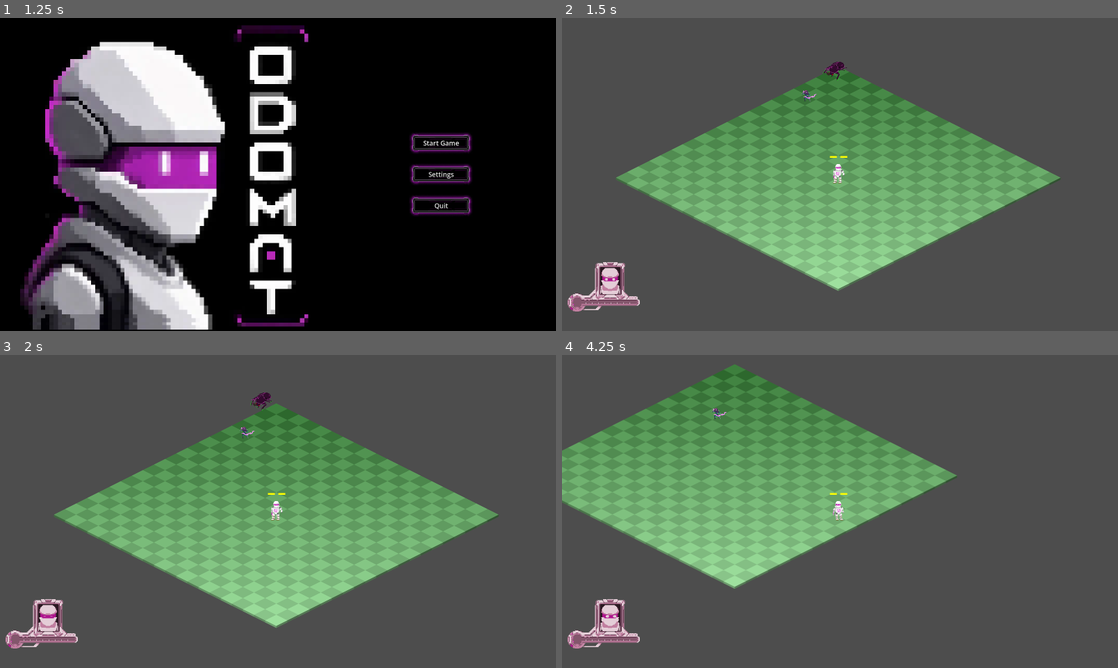
Above: before the commit, frames 1-4 (two rows, left to right).
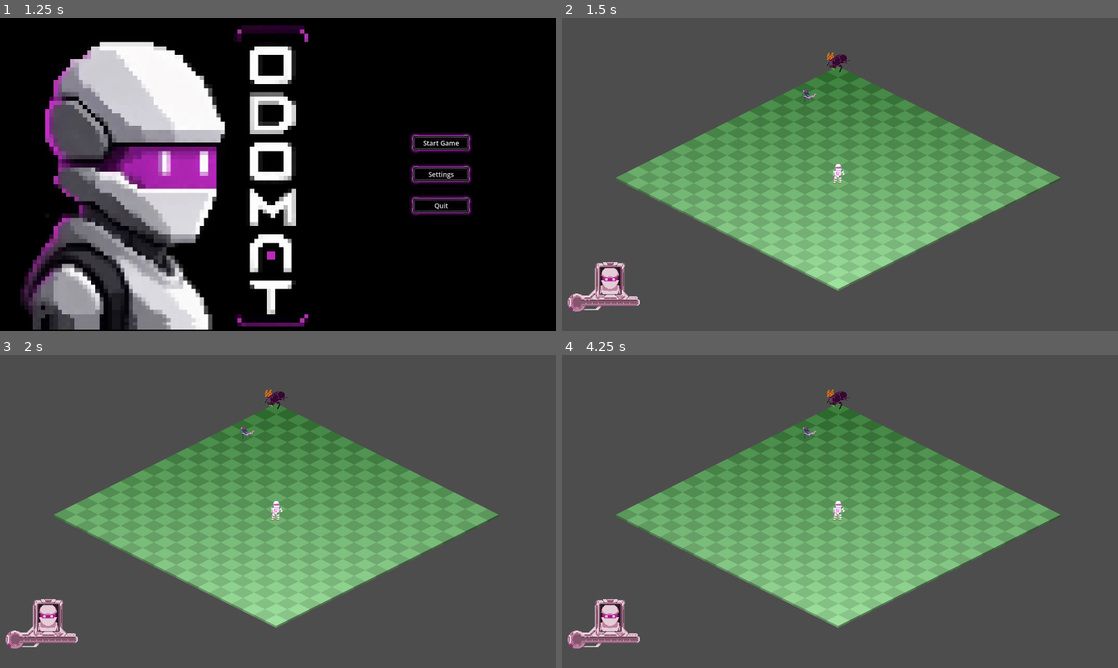
Above: after the commit, the same moments.

Repository: NoeRoberties/Odomat
Game: Godot game, scene res://Scenes/UI/InGameMenu/InGameMenu.tscn
Same seed, same stepped clock (60 frames per second), same inputs: the game is played once before the commit and once after it. This scene is started directly instead of the project's main scene.
Inputs (mouse positions are in pixels of both pictures, inside the frame that each line leads up to):
- Up to frame 1 (1.25 s): click "Escape Game" at 0.5 s
- Up to frame 2 (1.5 s): click "Start Game" at 1.25 s
- Up to frame 3 (2 s): no input
- Up to frame 4 (4.25 s): tap Enter (ui_accept) at 2, 2.27, 3.02 s; move the mouse to (962, 495) at 2.02 s; hold D (move_right) 2.03-2.78 s; hold Shift (dash) 2.03-2.78 s; click (962, 495) at 2.17 s; move the mouse to (728, 527) at 2.77 s; hold S (move_down) 2.78-3.53 s; tap Space (interact_npc) at 2.85 s; move the mouse to (895, 442) at 3.52 s; press the mouse at (895, 442) at 3.53 s; hold D (move_right) from 3.53 s (still down)

Frame 1 is identical in both runs. In frame 2, 0.2% of the frame differs, in the area x 43-52%, y 10-45%; in frame 3, 0.2%; in frame 4, 31%, in the area x 0-90%, y 2-88%.

Commit message:
[UPT] Use SceneTree.paused() method when opening a menu

Diff:
--- a/godot-project/odomat/Scripts/Enemies/Enemy/enemy.gd
+++ b/godot-project/odomat/Scripts/Enemies/Enemy/enemy.gd
@@ -22,8 +22,6 @@
 
 
 func _physics_process(delta: float) -> void:
-	if GameState.current_state != GameState.GameState.PLAYING:
-		return
 	_on_physics_process(delta)
 
 
--- a/godot-project/odomat/Scripts/GameState/game_state.gd
+++ /dev/null
@@ -1,5 +0,0 @@
-extends Node
-
-enum GameState { PLAYING, MENU, DIALOGUE }
-
-var current_state = GameState.PLAYING
--- a/godot-project/odomat/Scripts/Player/Modules/LegsModule/legs_basic.gd
+++ b/godot-project/odomat/Scripts/Player/Modules/LegsModule/legs_basic.gd
@@ -33,16 +33,11 @@
 
 
 func _unhandled_input(event: InputEvent) -> void:
-	if GameState.current_state != GameState.GameState.PLAYING:
-		return
 	if event.is_action_pressed("dash"):
 		_dash_requested = true
 
 
 func _physics_process(_delta: float) -> void:
-	if GameState.current_state != GameState.GameState.PLAYING:
-		return
-
 	var player: Player = get_parent()
 	if player == null:
 		return
@@ -75,8 +70,6 @@
 
 
 func _process(_delta: float) -> void:
-	if GameState.current_state != GameState.GameState.PLAYING:
-		return
 	_update_dash_ui()
 
 
--- a/godot-project/odomat/Scripts/Player/Modules/RightArmModule/right_arm_sword.gd
+++ b/godot-project/odomat/Scripts/Player/Modules/RightArmModule/right_arm_sword.gd
@@ -40,9 +40,6 @@
 
 
 func _do_attack(player: CharacterBody2D) -> void:
-	if GameState.current_state != GameState.GameState.PLAYING:
-		return
-
 	_attacking = true
 	if _last_move_dir.x <= 0.0:
 		_sprite.play("attack_left")
--- a/godot-project/odomat/Scripts/Player/player.gd
+++ b/godot-project/odomat/Scripts/Player/player.gd
@@ -49,8 +49,6 @@
 
 
 func _unhandled_input(event: InputEvent) -> void:
-	if GameState.current_state != GameState.GameState.PLAYING:
-		return
 	if event.is_action_pressed("escape_inventory"):
 		_open_in_game_menu()
 		return
@@ -72,7 +70,6 @@
 func _open_menu(menu_scene: PackedScene, menu_node_name: String) -> void:
 	if get_tree().root.get_node_or_null(menu_node_name) != null:
 		return
-	GameState.current_state = GameState.GameState.MENU
 	var menu := menu_scene.instantiate()
 	menu.name = menu_node_name
 	get_tree().root.add_child(menu)
--- a/godot-project/odomat/Scripts/UI/Dialogues/dialog_box.gd
+++ b/godot-project/odomat/Scripts/UI/Dialogues/dialog_box.gd
@@ -12,7 +12,6 @@
 	%Dialogue.text = ""
 	_current_replica = _dialogues[_dialogues_index]
 	%SpeakTimer.start()
-	GameState.current_state = GameState.GameState.DIALOGUE
 
 
 func _input(event: InputEvent) -> void:
@@ -28,7 +27,6 @@
 	%ContinueIndicator.stop_blinking()
 	_dialogues_index += 1
 	if _dialogues_index > _dialogues.size() - 1:
-		GameState.current_state = GameState.GameState.PLAYING
 		self.queue_free()
 		return
 	_current_replica = _dialogues[_dialogues_index]
--- a/godot-project/odomat/Scripts/UI/EquipmentMenu/equipment_menu.gd
+++ b/godot-project/odomat/Scripts/UI/EquipmentMenu/equipment_menu.gd
@@ -14,7 +14,8 @@
 
 
 func _ready() -> void:
-	GameState.current_state = GameState.GameState.MENU
+	process_mode = Node.PROCESS_MODE_ALWAYS
+	get_tree().paused = true
 	_overlay.visible  = true
 	_center.visible   = true
 	_popup.visible    = false
@@ -84,7 +85,7 @@
 	return false
 
 func _close() -> void:
-	GameState.current_state = GameState.GameState.PLAYING
+	get_tree().paused = false
 	queue_free()
 
 func _open_slot_popup(slot_key: String) -> void:
--- a/godot-project/odomat/Scripts/UI/InGameMenu/in_game_menu.gd
+++ b/godot-project/odomat/Scripts/UI/InGameMenu/in_game_menu.gd
@@ -5,7 +5,8 @@
 
 
 func _ready() -> void:
-	GameState.current_state = GameState.GameState.MENU
+	process_mode = Node.PROCESS_MODE_ALWAYS
+	get_tree().paused = true
 	_escape_game_button.grab_focus()
 
 
@@ -16,10 +17,9 @@
 
 
 func _close_menu() -> void:
-	GameState.current_state = GameState.GameState.PLAYING
+	get_tree().paused = false
 	queue_free()
 
 
 func _on_escape_game_button_pressed() -> void:
-	GameState.current_state = GameState.GameState.MENU
 	get_tree().change_scene_to_file(MAIN_MENU_SCENE_PATH)
--- a/godot-project/odomat/Scripts/UI/MainMenu/main_menu.gd
+++ b/godot-project/odomat/Scripts/UI/MainMenu/main_menu.gd
@@ -29,7 +29,6 @@
 
 
 func _ready() -> void:
-	GameState.current_state = GameState.GameState.MENU
 	_master_bus_index = AudioServer.get_bus_index("Master")
 	_populate_resolutions()
 	_select_current_resolution()
@@ -98,7 +97,6 @@
 
 
 func _on_start_game_button_pressed() -> void:
-	GameState.current_state = GameState.GameState.PLAYING
 	get_tree().change_scene_to_file(GAMEPLAY_SCENE_PATH)
 
 
--- a/godot-project/odomat/project.godot
+++ b/godot-project/odomat/project.godot
@@ -18,7 +18,6 @@
 [autoload]
 
 ModulesInventory="*res://Scripts/Player/Modules/modules_inventory.gd"
-GameState="*uid://do8qee8ntl23l"
 
 [display]
 
Not shown, removed: godot-project/odomat/Scripts/GameState/game_state.gd.uid
